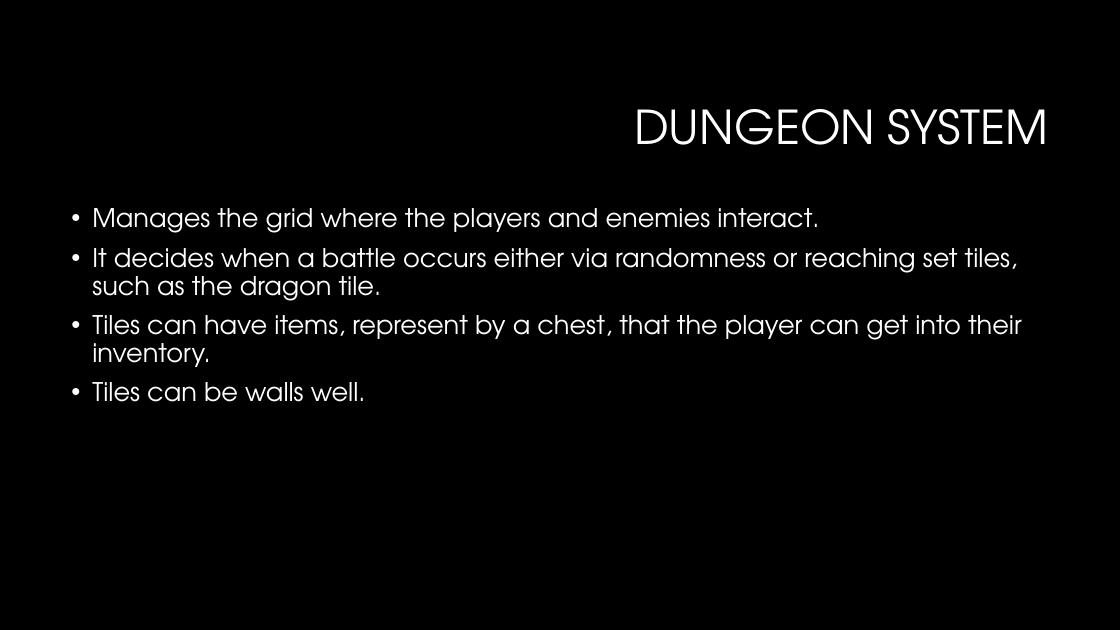
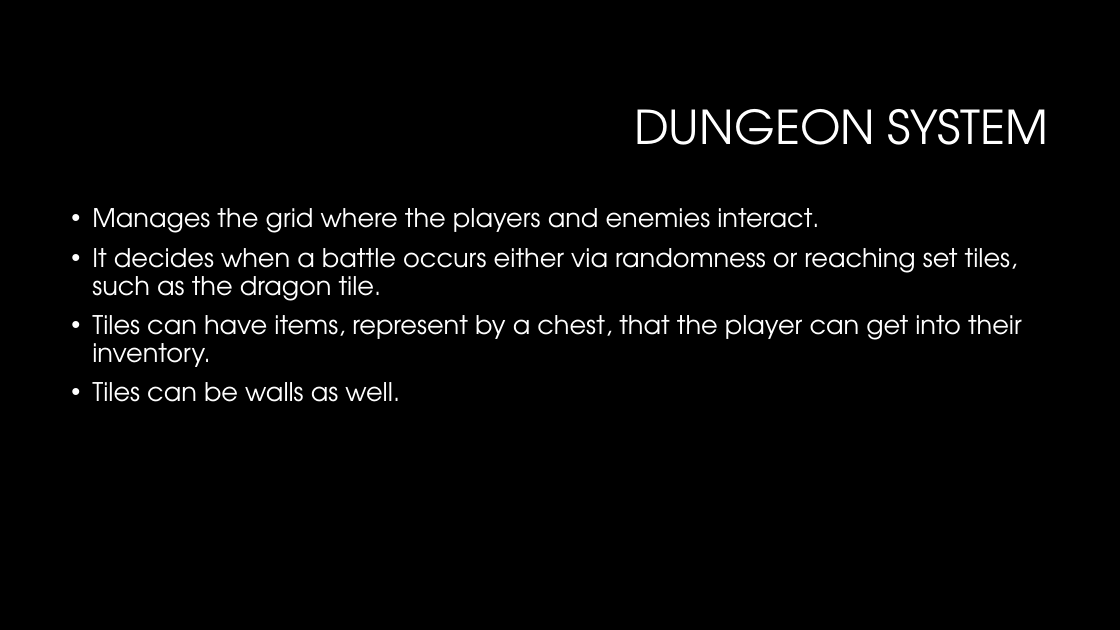
Before and after one commit to TeamVlissides/SourceRepo, a slide deck: slide 4 of Presentation/Team Report.pptx. Drawn at 1120x630 pixels with LibreOffice and Linux fonts; fonts in the diff are those of the drawing; background and template pictures are left out. Boxes give left, top, right and bottom in pixels: in the first picture for what was removed or moved away, otherwise in the second. Text is boxed around its words. In the diff, an @@ line names an element or a change of style, - is before the commit and + after.

```diff
--- a/Presentation/Team Report.pptx
+++ b/Presentation/Team Report.pptx
@@ text at (92, 382, 400, 402): text changed @@
-• Tiles can be walls well.
+• Tiles can be walls as well.
```
Also in this commit, not shown: 24 other files.
